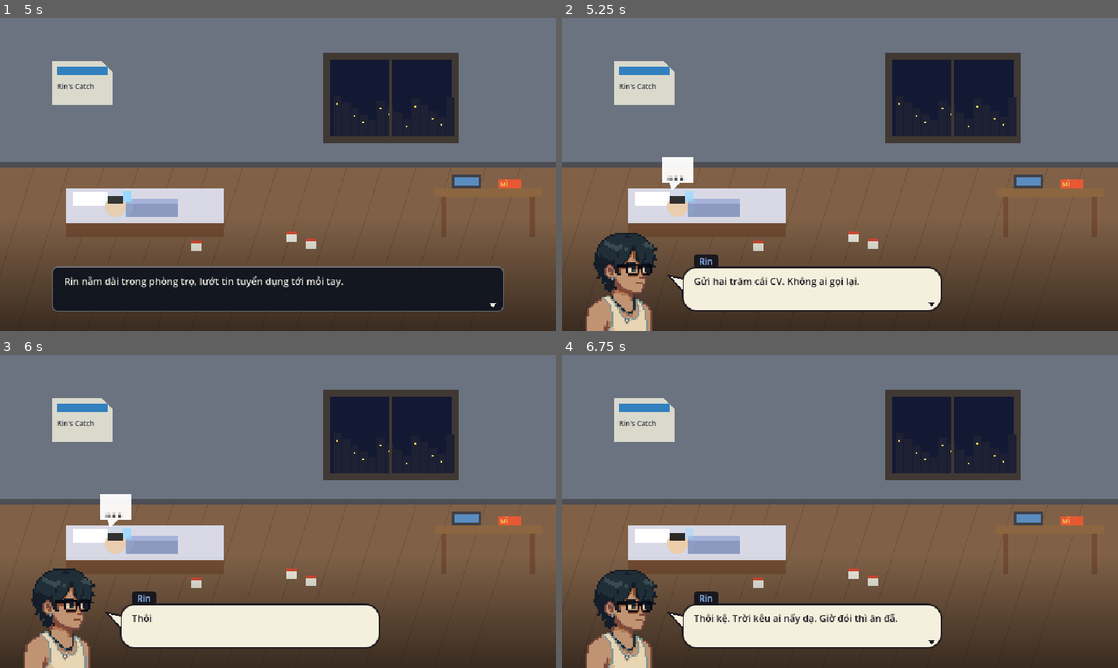
Above: before the commit, frames 1-4 (two rows, left to right).
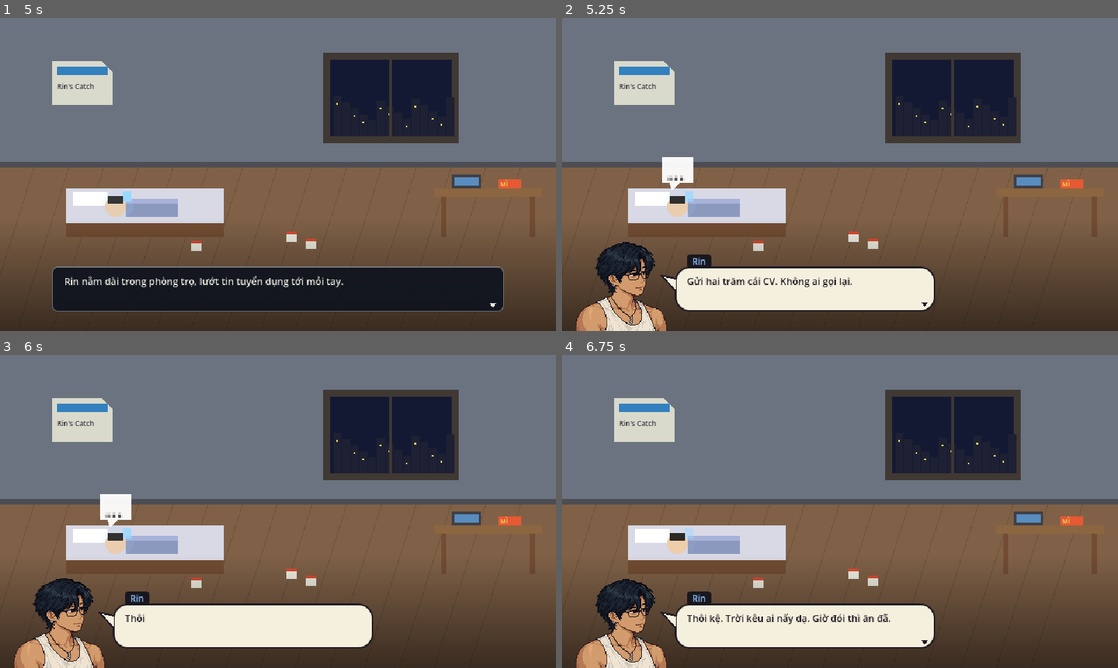
Above: after the commit, the same moments.

Repository: Th1nh2411/tide-then-table
Game: Godot game, scene res://scenes/main_menu/main_menu.tscn
The game is run twice, just before and just after one commit, with the same random seed, the same clock (stepped at 60 frames per second) and the same inputs.
Inputs (mouse positions are in pixels of both pictures, inside the frame that each line leads up to):
- Up to frame 1 (5 s): click "Chơi mới" at 0.5 s; tap Enter at 1.25, 3.5 s; move the mouse to (400, 158) at 1.27 s; hold D (turn_right) 1.28-2 s; hold Space (cast) 1.28-2 s; click (400, 158) at 1.42 s; drag from (166, 190) to (250, 237) at 2.02 s; move the mouse to (333, 105) at 2.77 s; hold D (turn_right) 2.78-3.5 s; hold Q (drop_net) 2.78-3.5 s; drag from (250, 237) to (111, 127) at 3.52 s; move the mouse to (444, 221) at 4.27 s; hold A (turn_left) from 4.28 s (still down); hold Tab (open_hold) from 4.28 s (still down)
- Up to frame 2 (5.25 s): release A (turn_left) at 5 s; release Tab (open_hold) at 5 s; tap Space (cast) at 5 s; drag from (673, 127) to (756, 96) at 5.02 s
- Up to frame 3 (6 s): tap Enter at 5.75 s; move the mouse to (305, 511) at 5.77 s; hold S (throttle_back) from 5.78 s (still down); hold F (repair_boat) from 5.78 s (still down); click (305, 511) at 5.92 s
- Up to frame 4 (6.75 s): release S (throttle_back) at 6.5 s; release F (repair_boat) at 6.5 s; drag from (756, 433) to (728, 527) at 6.52 s

Frame 1 is identical in both runs. In frame 2, 3.3% of the frame differs, in the area x 2-69%, y 68-100%; in frame 3, 2.9%; in frame 4, 3.5%.

Commit message:
feat: add portrait cleanup tools, color palettes, and new character sprite for Vy

Diff:
--- a/scenes/ui/dialogue_box.gd
+++ b/scenes/ui/dialogue_box.gd
@@ -25,7 +25,7 @@
 @export var default_color: Color = Color(1.0, 0.95, 0.8)
 ## Speakers whose portrait sits on the left (the rest face them from the right).
 @export var left_speakers: PackedStringArray = ["rin"]
-@export var portrait_size: float = 136.0
+@export var portrait_size: float = 128.0
 @export var bubble_width: float = 300.0
 @export var bubble_color: Color = Color(0.96, 0.94, 0.87)
 @export var ink_color: Color = Color(0.13, 0.11, 0.14)
Binary file changed: assets/sprites/portraits/bao.png
Binary file removed: assets/sprites/portraits/rin.aseprite
Binary file changed: assets/sprites/portraits/rin.png
Binary file removed: assets/sprites/portraits/rin_ngac_nhien.png
Binary file removed: assets/sprites/portraits/rin_vui.png
Not shown, removed: assets/sprites/portraits/rin_vui.png.import
Binary file added: assets/sprites/portraits/vy.png
Not shown, changed: assets/sprites/portraits/vy.png.import
Not shown, added: tools/ref/bao_rin_style_v2_prompt.txt
Not shown, changed: ART_PLAN.md
Not shown, changed: ASSETS.md
Not shown, changed: PLAN.md
